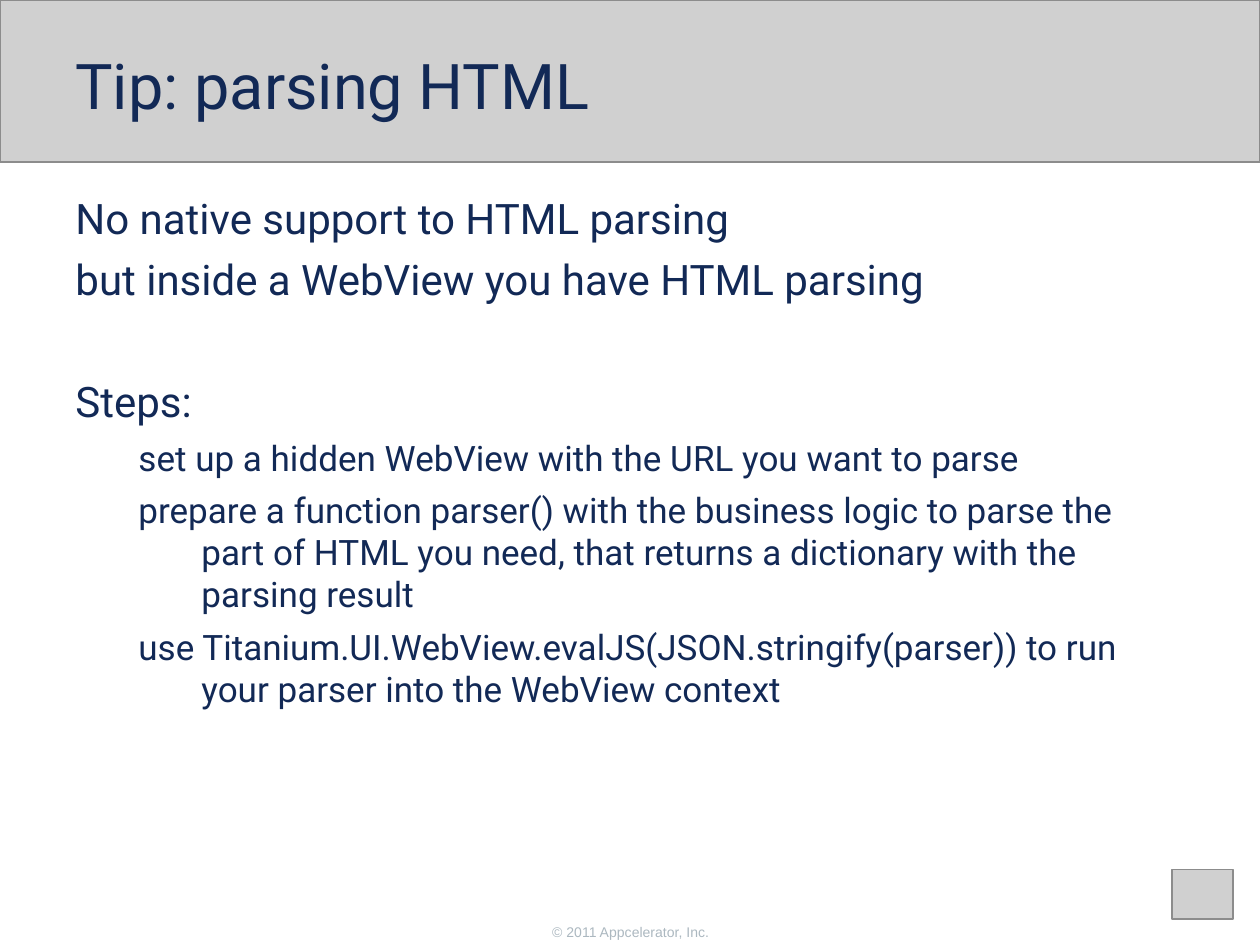
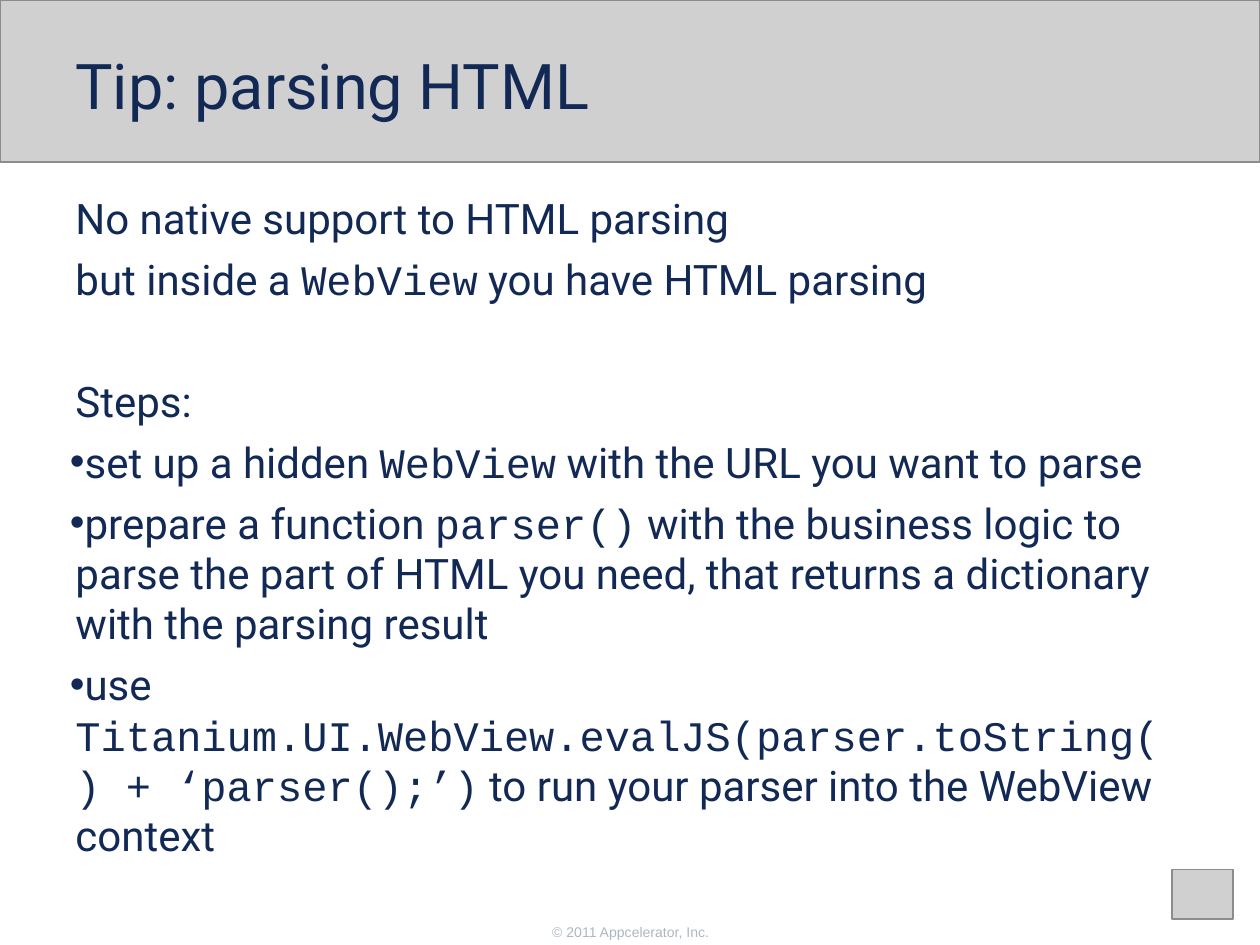
Before and after one commit to appcelerator-training-archive/tcad_certification, a slide deck: slide 14 of 260/260.ppt. Drawn at 1260x945 pixels with LibreOffice and Linux fonts; fonts in the diff are those of the drawing; grey boxes stand for pictures. Boxes give left, top, right and bottom in pixels: in the first picture for what was removed or moved away, otherwise in the second. Text is boxed around its words. In the diff, an @@ line names an element or a change of style, - is before the commit and + after.

```diff
--- a/260/260.ppt
+++ b/260/260.ppt
@@ text at (75,263,1150,648): font Roboto to Courier New in "WebView", "WebView", "parser()"; size 20 to 24 pt in "set up a hidden WebView with the ...", "prepare a function parser() with the business ..."; bullet none to •; list level 2 to 1 in "set up a hidden WebView ..."; list level 2 to 1 in "prepare a function parser() with ..." @@
@@ text at (75,677,1159,852): text changed; size 20 to 24 pt; font Roboto to Courier New @@
-  use Titanium.UI.WebView.evalJS(JSON.stringify(parser)) to run your parser into the WebView context
+• use Titanium.UI.WebView.evalJS(parser.toString() + ‘parser();’) to run your parser into the WebView context
```
Also in this commit, not shown: 5 other slides changed.
